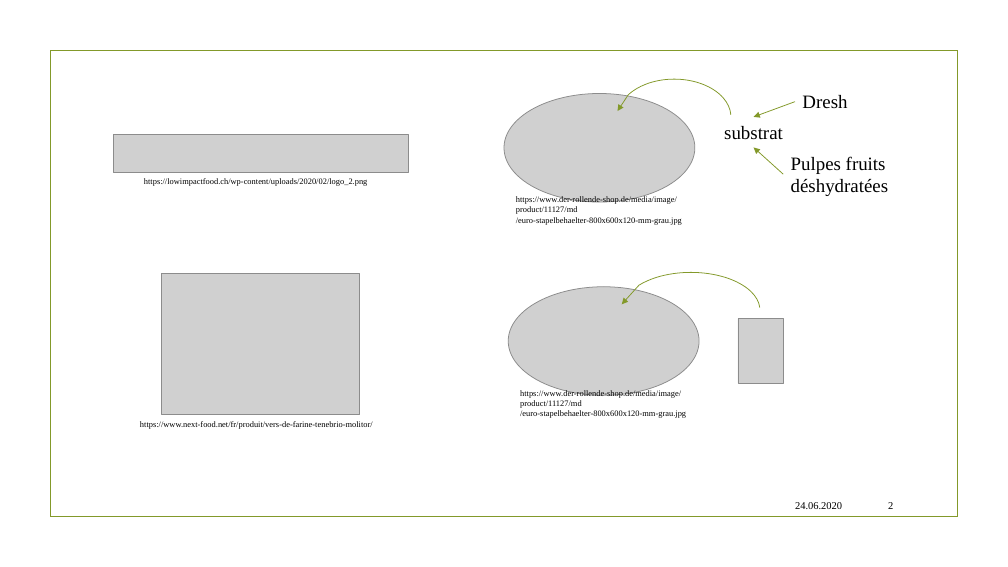
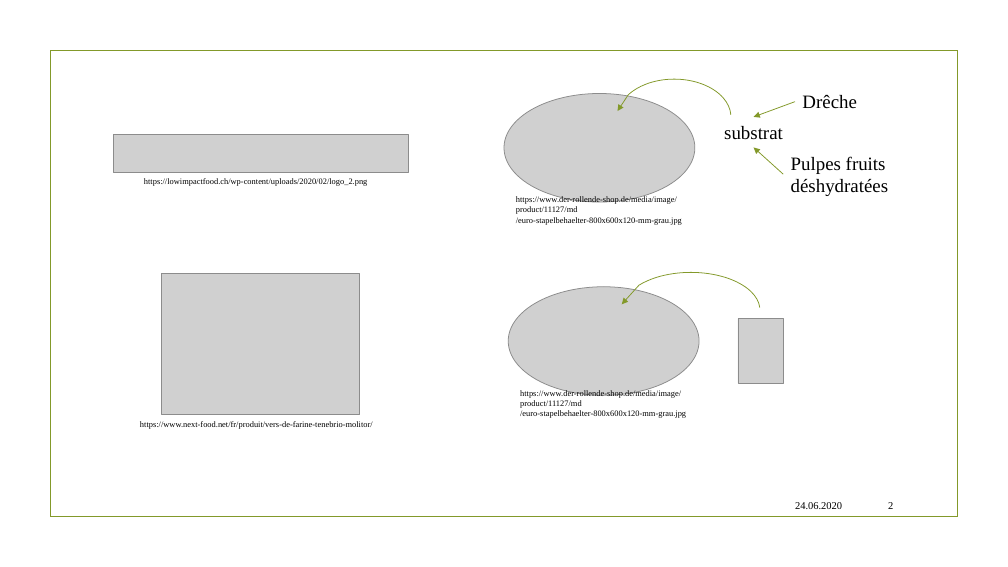
Before and after one commit to Keereslame/TD, a slide deck: slide 2 of Rapport/Présentation intermédiaire.pptx. Drawn at 1008x567 pixels with LibreOffice and Linux fonts; fonts in the diff are those of the drawing; grey boxes stand for pictures; background and template pictures are left out. Boxes give left, top, right and bottom in pixels: in the first picture for what was removed or moved away, otherwise in the second. Text is boxed around its words. In the diff, an @@ line names an element or a change of style, - is before the commit and + after.

```diff
--- a/Rapport/Présentation intermédiaire.pptx
+++ b/Rapport/Présentation intermédiaire.pptx
@@ text at [802, 95, 856, 109]: text changed @@
-Dresh
+Drêche
```
Also in this commit, not shown: 9 other slides changed, 1 slide removed, 5 other files.
